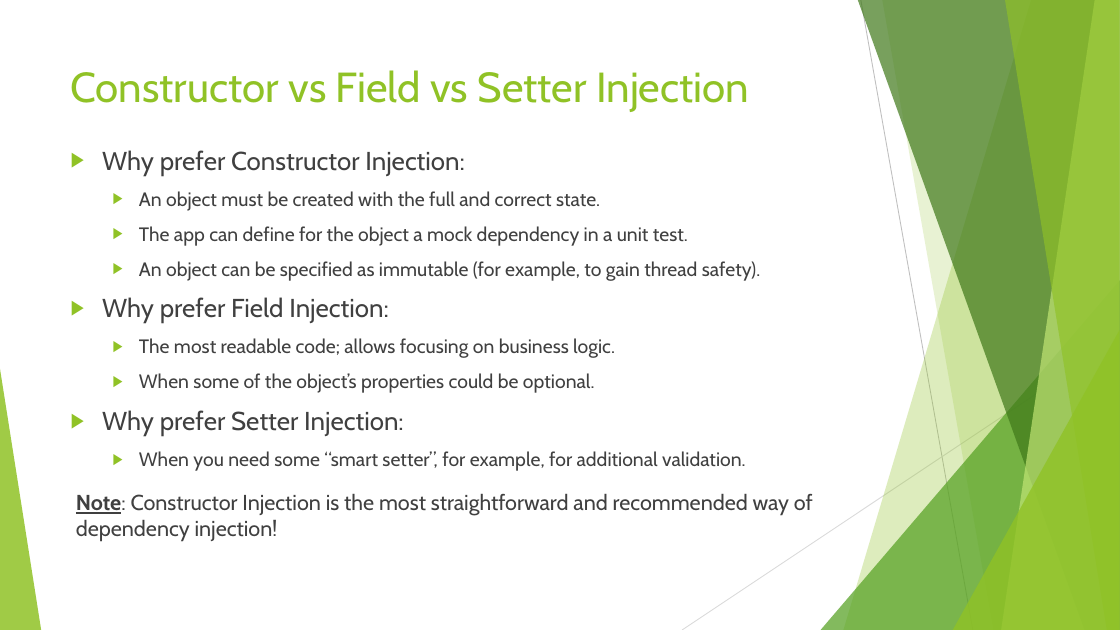
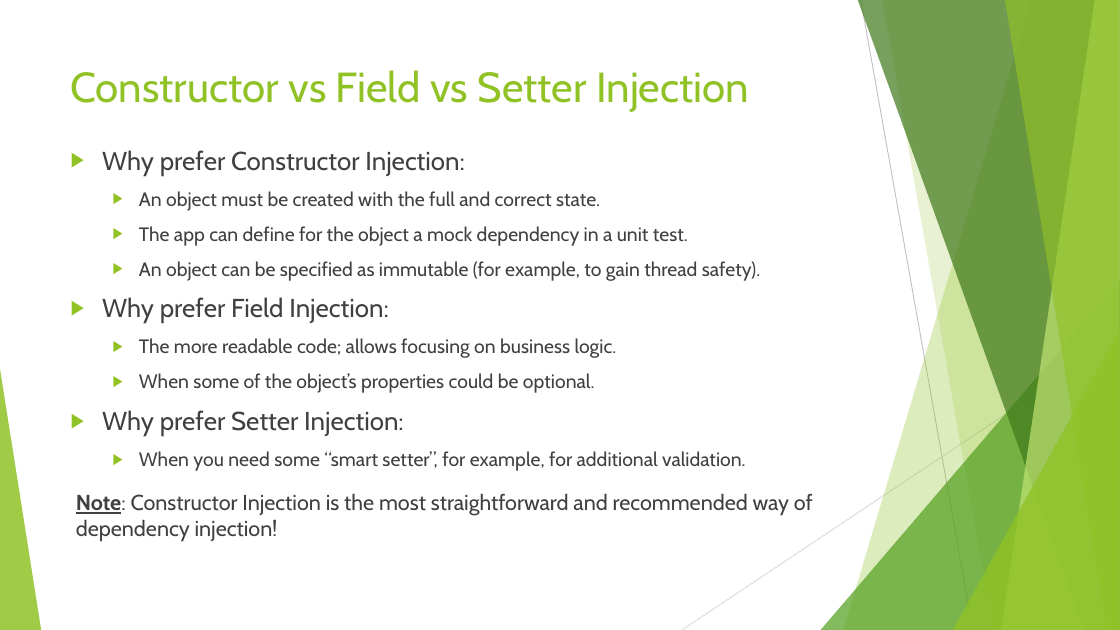
Before and after one commit to ybensman/SpringDemo, a slide deck: slide 27 of Spring_Beginners_1_SpringBootAndCore.pptx (slide 28 before the commit). Drawn at 1120x630 pixels with LibreOffice and Linux fonts; fonts in the diff are those of the drawing. Boxes give left, top, right and bottom in pixels: in the first picture for what was removed or moved away, otherwise in the second. Text is boxed around its words. In the diff, an @@ line names an element or a change of style, - is before the commit and + after.

```diff
--- a/Spring_Beginners_1_SpringBootAndCore.pptx
+++ b/Spring_Beginners_1_SpringBootAndCore.pptx
@@ text at box(139, 338, 617, 358): text changed @@
-  ▶ The most readable code; allows focusing on business logic.
+  ▶ The more readable code; allows focusing on business logic.
```
Also in this commit, not shown: 13 other slides changed, 14 slides removed, 1 other file.
